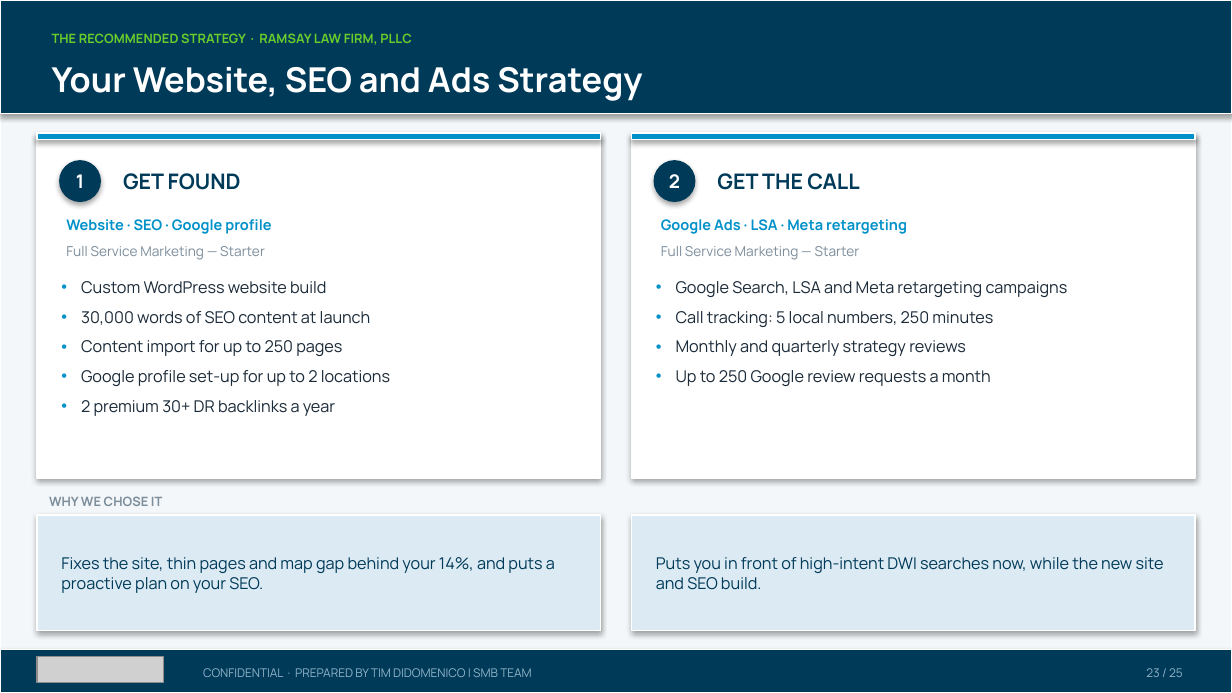
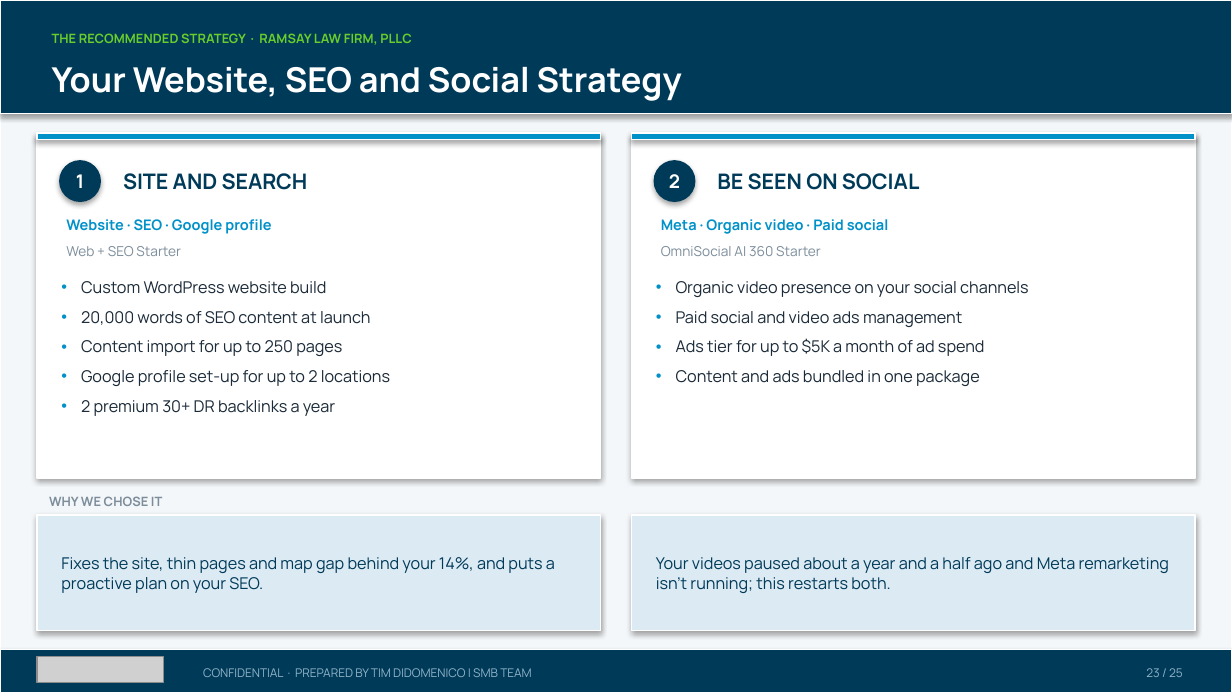
Before and after one commit to SMB-Team-Technology/workwith-smbteam, a slide deck: slide 23 of ramsay/Ramsay Law Firm PLLC_November 23, 2026_Proposal.pptx. Drawn at 1232x693 pixels with LibreOffice and Linux fonts; fonts in the diff are those of the drawing; grey boxes stand for pictures. Boxes give left, top, right and bottom in pixels: in the first picture for what was removed or moved away, otherwise in the second. Text is boxed around its words. In the diff, an @@ line names an element or a change of style, - is before the commit and + after.

```diff
--- a/ramsay/Ramsay Law Firm PLLC_November 23, 2026_Proposal.pptx
+++ b/ramsay/Ramsay Law Firm PLLC_November 23, 2026_Proposal.pptx
@@ text at (52, 67, 682, 101): text changed @@
-Your Website, SEO and Ads Strategy
+Your Website, SEO and Social Strategy
@@ text at (123, 173, 308, 190): text changed @@
-GET FOUND
+SITE AND SEARCH
@@ text at (717, 173, 919, 190): text changed @@
-GET THE CALL
+BE SEEN ON SOCIAL
@@ text at (661, 219, 889, 234): text changed @@
-Google Ads · LSA · Meta retargeting
+Meta · Organic video · Paid social
@@ text at (66, 246, 181, 256): text changed @@
-Full Service Marketing — Starter
+Web + SEO Starter
@@ text at (661, 246, 821, 256): text changed @@
-Full Service Marketing — Starter
+OmniSocial AI 360 Starter
@@ text at (676, 281, 1029, 386): text changed @@
-• Google Search, LSA and Meta retargeting campaigns
-• Call tracking: 5 local numbers, 250 minutes
-• Monthly and quarterly strategy reviews
-• Up to 250 Google review requests a month
+• Organic video presence on your social channels
+• Paid social and video ads management
+• Ads tier for up to $5K a month of ad spend
+• Content and ads bundled in one package
@@ text at (81, 311, 371, 325): text changed @@
-• 30,000 words of SEO content at launch
+• 20,000 words of SEO content at launch
@@ text at (656, 557, 1169, 593): text changed @@
-Puts you in front of high-intent DWI searches now, while the new site and SEO build.
+Your videos paused about a year and a half ago and Meta remarketing isn't running; this restarts both.
```
Also in this commit, not shown: 4 other slides changed, 2 other files.
